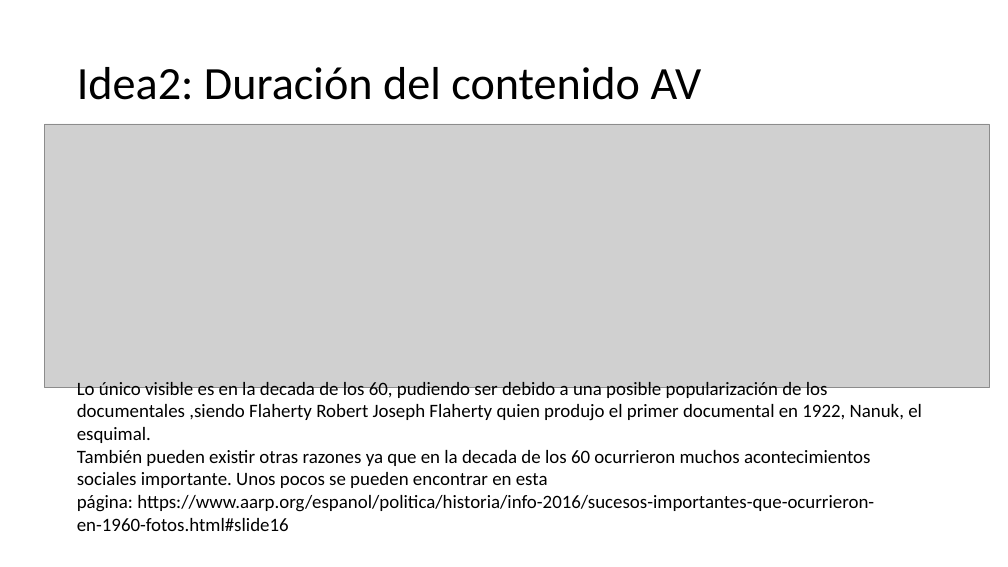
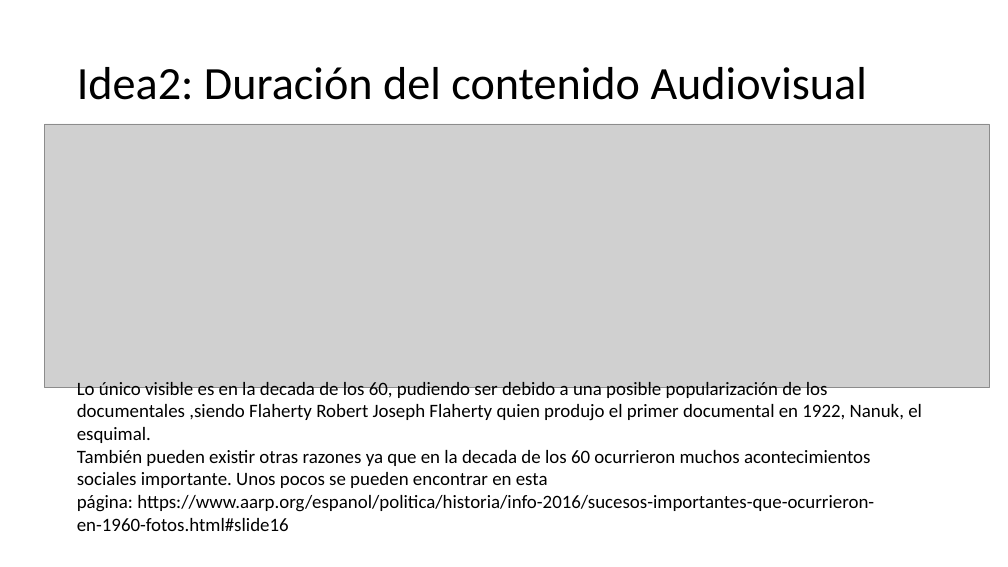
Before and after one commit to pinipv/EDA, a slide deck: slide 6 of presentacion/Netflix.pptx. Drawn at 1008x567 pixels with LibreOffice and Linux fonts; fonts in the diff are those of the drawing; grey boxes stand for pictures. Boxes give left, top, right and bottom in pixels: in the first picture for what was removed or moved away, otherwise in the second. Text is boxed around its words. In the diff, an @@ line names an element or a change of style, - is before the commit and + after.

```diff
--- a/presentacion/Netflix.pptx
+++ b/presentacion/Netflix.pptx
@@ title at [77, 67, 867, 100]: text changed @@
-Idea2: Duración del contenido AV
+Idea2: Duración del contenido Audiovisual
```
Also in this commit, not shown: 2 other slides changed, 1 slide added, 2 other files.
